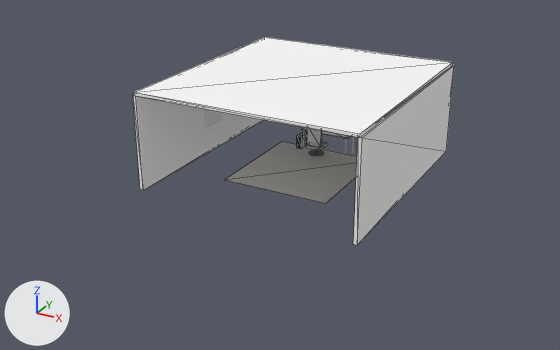
The glTF model vibeX.glb, before and after one commit.
Before and after are seen from a 50 mm camera at (10.4, -20.39, 9.83) aimed at (-0.31, -0.9, 0.09). Arrows for +X, +Y and +Z are at lower left; the lights stay in place. The first picture is the older version. Mesh edges are drawn as thin lines on the coarser meshes. Where no turn or scale is listed for an object, it has been applied to the vertices. Vertices at exactly the same position are counted once.

The first picture shows 'Room_Ceiling', 'Room_Floor', 'Room_LeftWall', 'Room_RightWall' and 9 more.
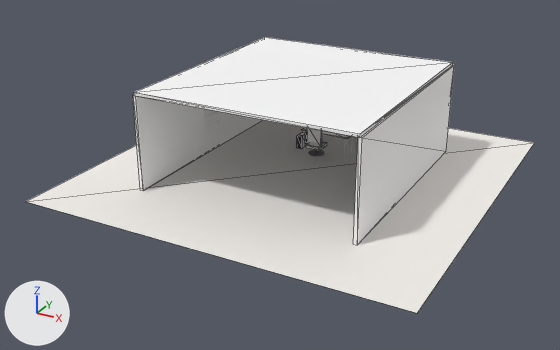
What differs and where, as boxes [x1, y1, x2, y2] in the pictures (560 x 350 px):
'Room_Floor', reshaped
    before: [225, 142, 357, 203]
    after: [26, 120, 534, 313]

The change in detail:
me_평면 is used by ob_room_floor; location (0.0, 0.0, 0.0).
me_평면 had 4 vertices, 2 faces and spanned x -1.75..1.75, y -1.88..1.88, z 0.0.
me_평면 now has 4 vertices, 2 faces and spans x -6.0..6.0, y -6.0..6.0, z 0.0.
Part 1, on me_평면:
Vertex 0 of me_평면 moves from (-1.75, -1.88, 0.0) at pixel (224, 179) to (-6.0, -6.0, 0.0) at pixel (25, 201).
Vertex 1 of me_평면 moves from (1.75, -1.88, 0.0) at pixel (325, 203) to (6.0, -6.0, 0.0) at pixel (417, 313).
Vertex 2 of me_평면 moves from (-1.75, 1.88, 0.0) at pixel (282, 141) to (-6.0, 6.0, 0.0).
Vertex 3 of me_평면 moves from (1.75, 1.88, 0.0) to (6.0, 6.0, 0.0) at pixel (534, 142).
